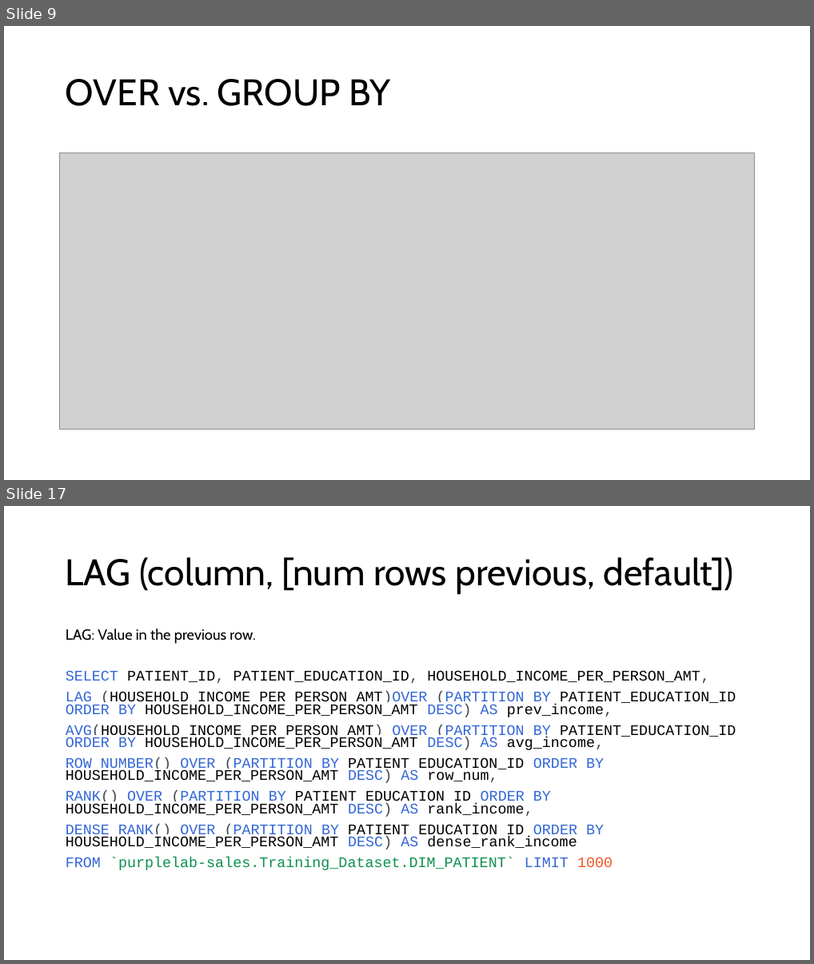
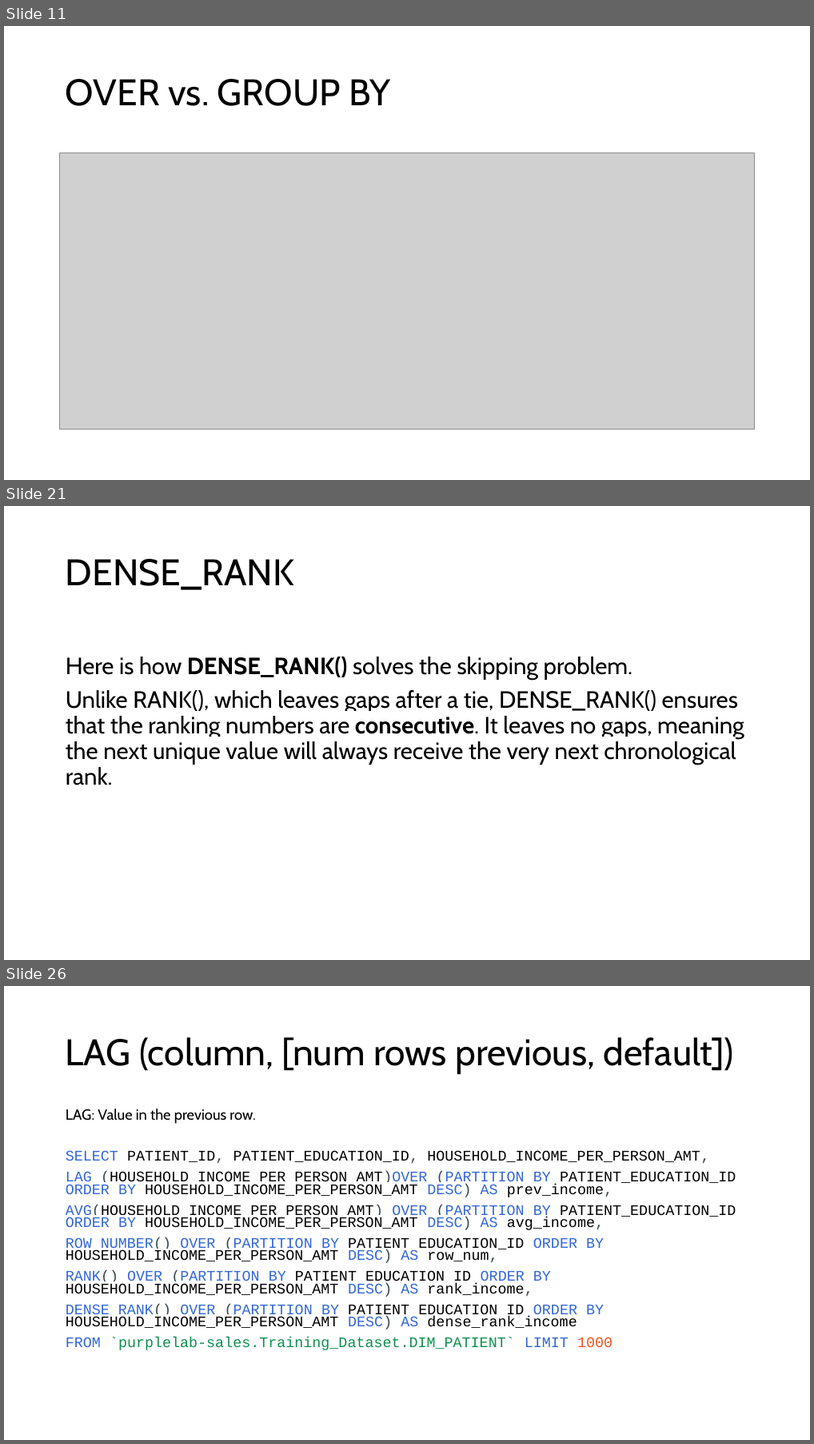
Before and after one commit to appjedi/youtube, a slide deck: SQL/Intro To SQL Day 10 Windows Functions.pptx. Shown one above the other, each under a label of ours: slides 9 and 17 before the commit, slides 11, 21 and 26 after it; the slides between them are not shown. The pictures are 814x964 and 814x1444 pixels, drawn with LibreOffice and Linux fonts; fonts in the diff are those of the drawing; grey boxes stand for pictures. Boxes give left, top, right and bottom in pixels: in the first picture for what was removed or moved away, otherwise in the second. Text is boxed around its words. In the diff, an @@ line names an element or a change of style, - is before the commit and + after.

```diff
--- a/SQL/Intro To SQL Day 10 Windows Functions.pptx
+++ b/SQL/Intro To SQL Day 10 Windows Functions.pptx
@@ slide 21 added at (x1=4, y1=506, x2=810, y2=960), background #FFFFFF @@
@@ title added at (x1=66, y1=559, x2=294, y2=590), 44 pt, text #000000 @@
+DENSE_RANK
@@ text added at (x1=66, y1=656, x2=745, y2=785), 28 pt, text #000000 @@
+Here is how DENSE_RANK() solves the skipping problem.
+Unlike RANK(), which leaves gaps after a tie, DENSE_RANK() ensures that the ranking numbers are consecutive. It leaves no gaps, meaning the next unique value will always receive the very next chronological rank.
@@ what was slide 9 is now slide 11 @@
@@ what was slide 17 is now slide 26 @@
```
Also in this commit, not shown: 10 slides changed, 11 other slides added, 1 slide removed, 1 other file.
